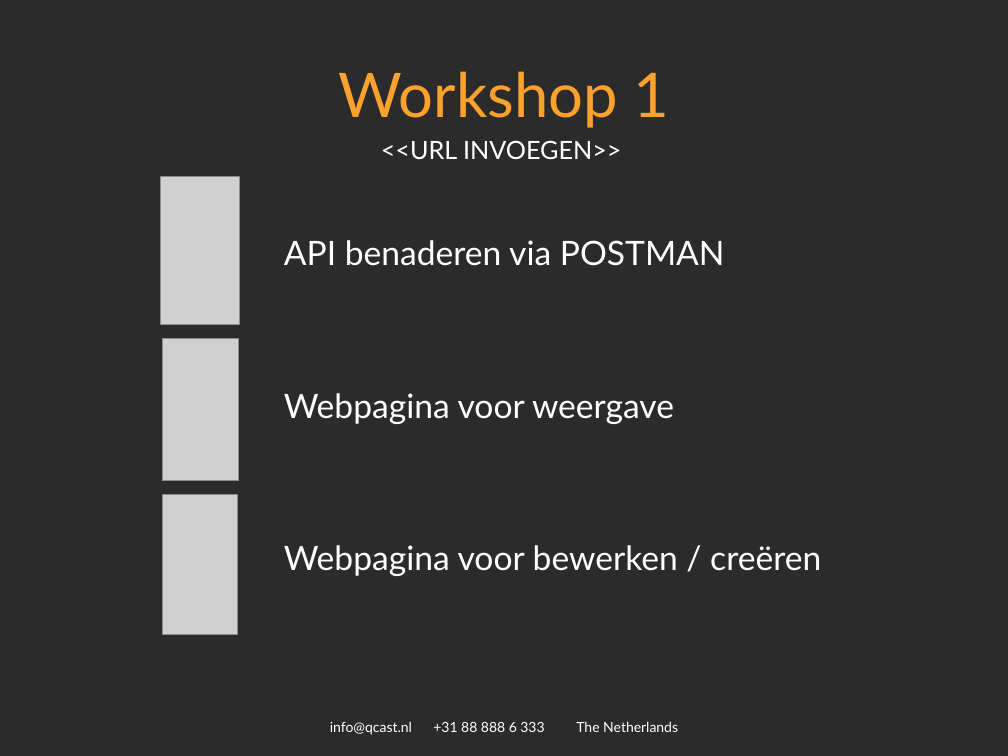
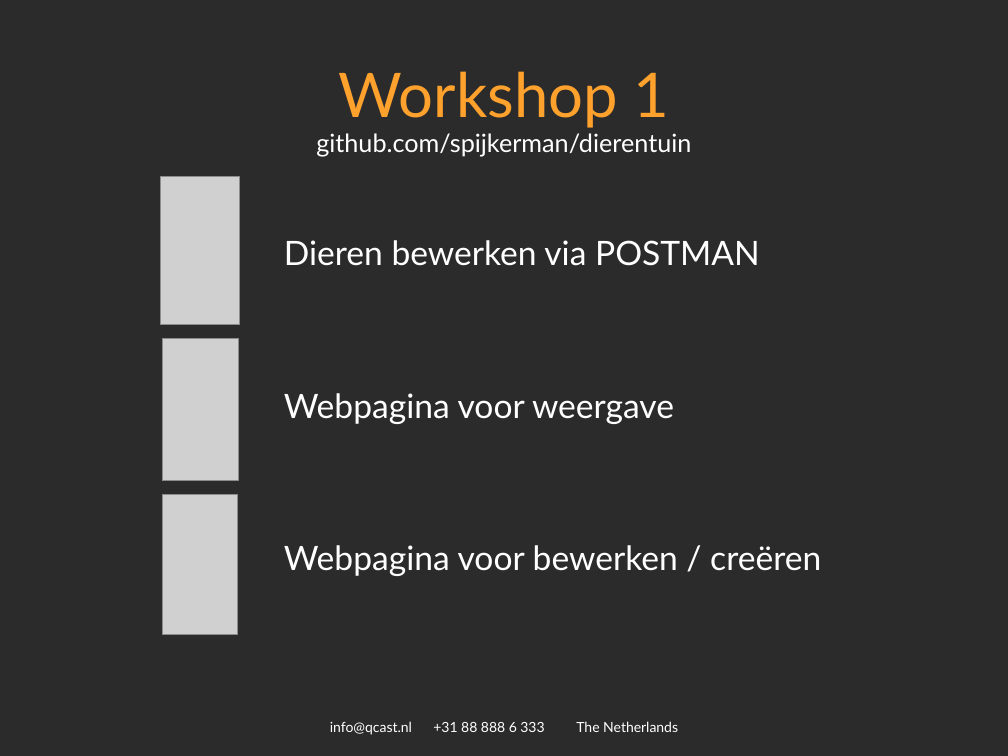
Before and after one commit to spijkerman/dierentuin, a slide deck: slide 10 of API workshop.pptx. Drawn at 1008x756 pixels with LibreOffice and Linux fonts; fonts in the diff are those of the drawing; grey boxes stand for pictures; background and template pictures are left out; a plain dark background stands for a picture behind light text. Boxes give left, top, right and bottom in pixels: in the first picture for what was removed or moved away, otherwise in the second. Text is boxed around its words. In the diff, an @@ line names an element or a change of style, - is before the commit and + after.

```diff
--- a/API workshop.pptx
+++ b/API workshop.pptx
@@ text added at [316,133,691,157], 18 pt, text #FFFFFF @@
+github.com/spijkerman/dierentuin
@@ text removed at [381,140,622,159] @@
-<<URL INVOEGEN>>
@@ table at [274,176,947,634] @@
-row 1, column 1: API benaderen via POSTMAN
+row 1, column 1: Dieren bewerken via POSTMAN
```
Also in this commit, not shown: 2 other slides changed, 2 other files.
